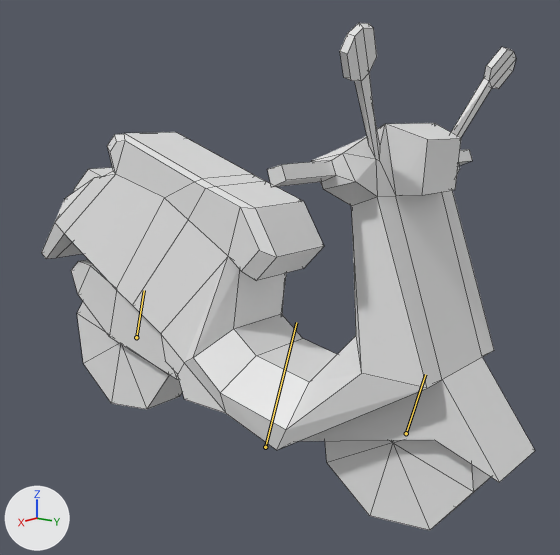
The Blender file art stuff/3d models for proj.blend: old version first, new version second.
Before and after are seen from a 50 mm camera at (3.96, 3.29, 2.32) aimed at (-0.24, -0.07, 1.18). The lights are fixed; the arrows at lower left show +X, +Y and +Z. Both versions are drawn at frame 13 of the action 'jumpOff'; the numbers are the values there. The bones that bend it are drawn over the model as lines. Mesh edges are drawn as thin lines.

Names of what the first picture shows: 'vespa'.
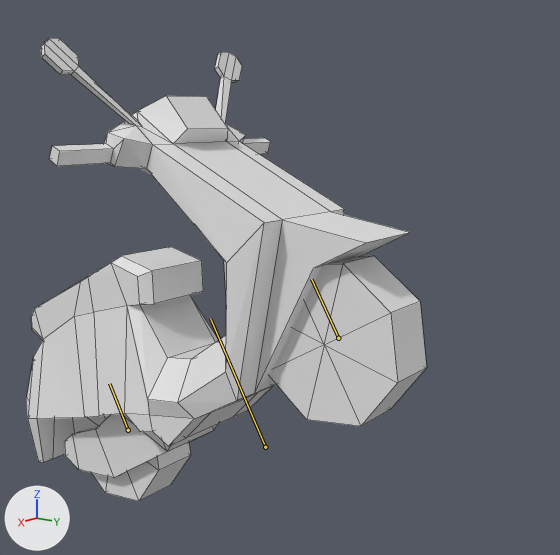
What differs and where, as boxes [x1, y1, x2, y2] in the pictures (560 x 555 px):
'vespa', posed (19% narrower, 9% shorter): before [41, 23, 535, 530]; after [27, 38, 427, 501]
bone 'Bone', root to tip: before (265, 447) to (296, 322); after (265, 447) to (210, 318)
bone 'frontWheel', root to tip: before (406, 433) to (425, 374); after (338, 338) to (311, 279)
bone 'backWheel', root to tip: before (136, 337) to (144, 290); after (128, 430) to (109, 383)

What the commit changed:
Bone 'Bone' (bone_bone) turns from (-16, 0, 0) to (31, 0, 0) degrees about its own x, y and z.
Bone 'frontWheel' (bone_frontwheel) moves from (0.0, 0.184, 0.04) to (0.0, -0.035, 0.014).
Bone 'backWheel' (bone_backwheel) moves from (0.0, -0.359, -0.077) to (0.0, -0.001, -0.105).
